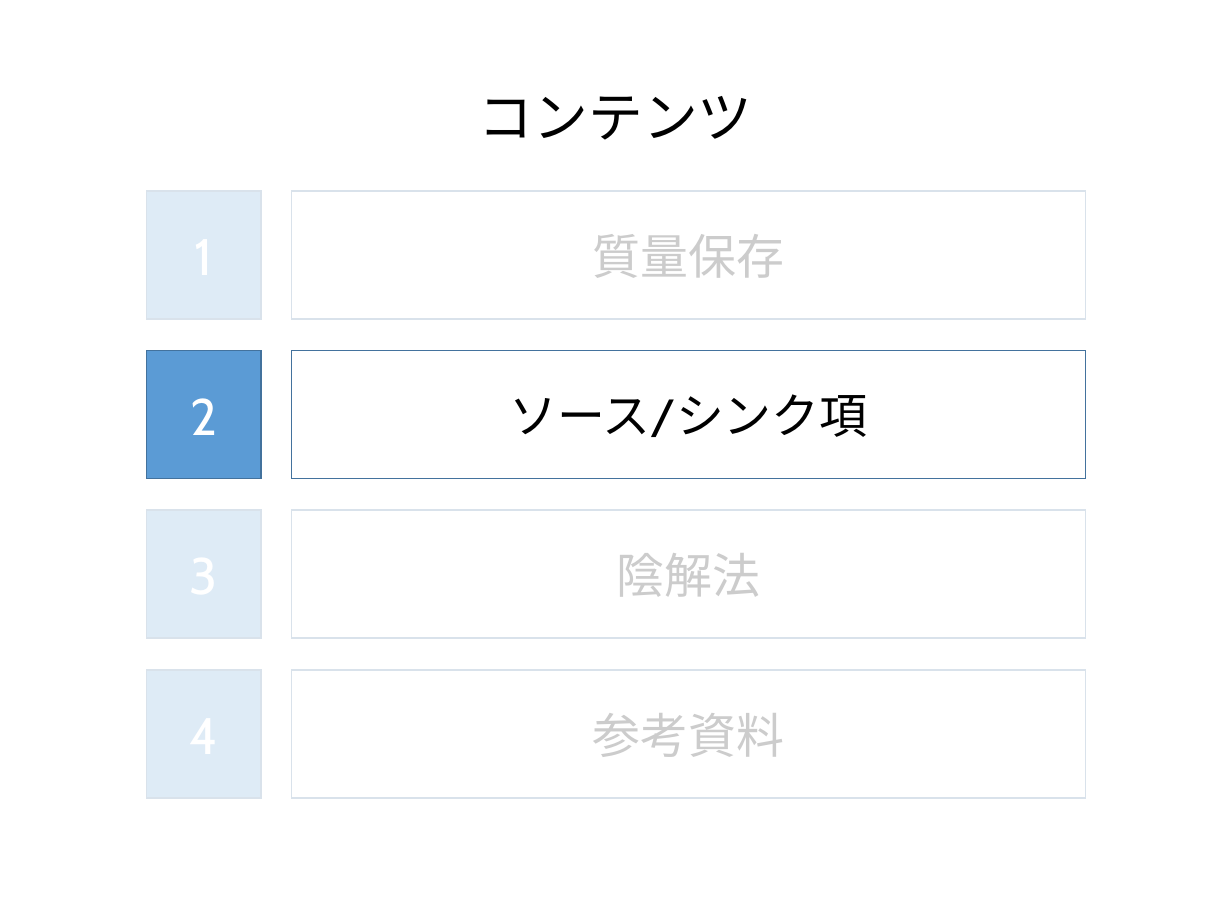
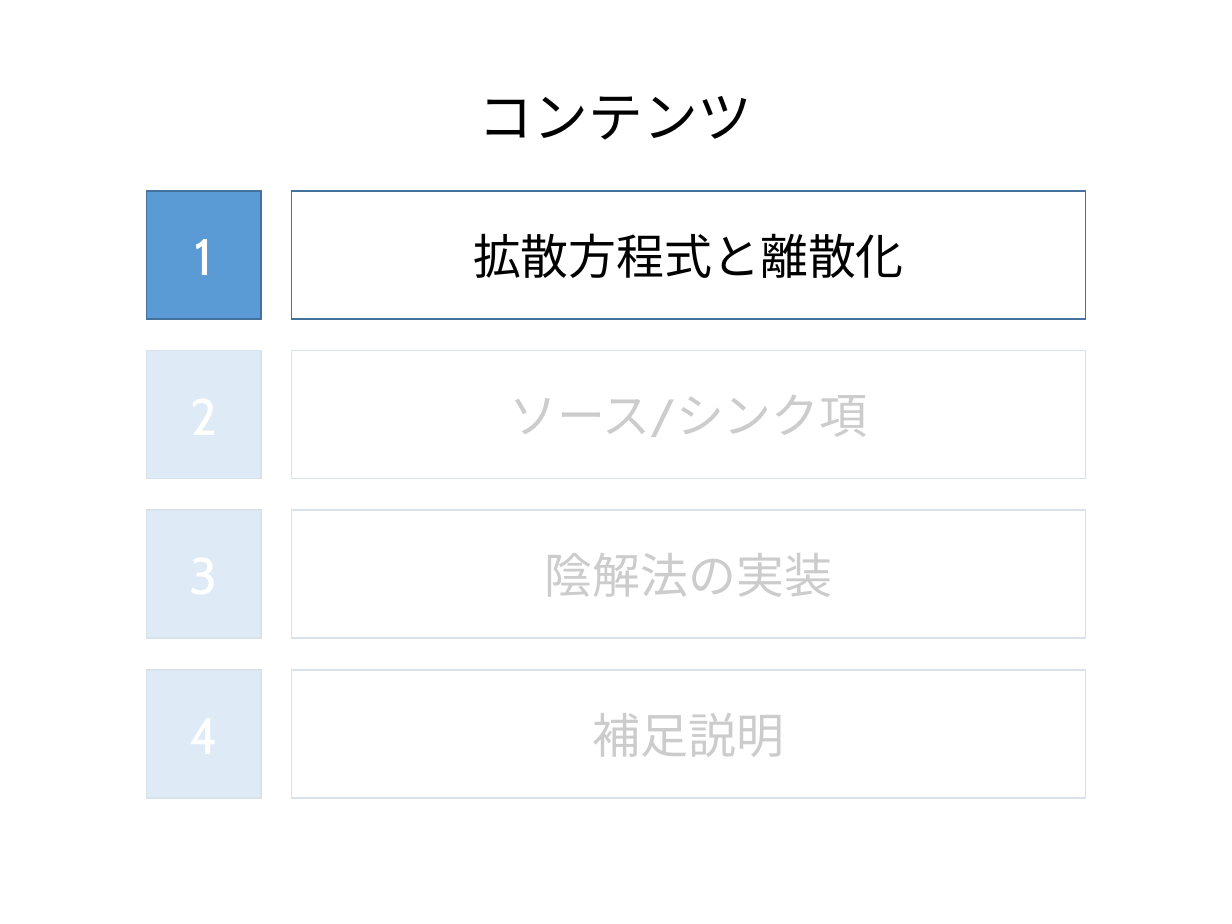
Before and after one commit to te288/intro_to_NA2022, a slide deck: slide 3 of pptx/04_1次元拡散方程式（陰解法）.pptx (slide 5 before the commit). Drawn at 1232x924 pixels with LibreOffice and Linux fonts; fonts in the diff are those of the drawing. Boxes give left, top, right and bottom in pixels: in the first picture for what was removed or moved away, otherwise in the second. Text is boxed around its words. In the diff, an @@ line names an element or a change of style, - is before the commit and + after.

Commit message:
陰解法の説明pdf追加

```diff
--- a/pptx/04_1次元拡散方程式（陰解法）.pptx
+++ b/pptx/04_1次元拡散方程式（陰解法）.pptx
@@ rectangle removed at [122, 181, 1111, 330] @@
@@ text in rectangle at [195, 239, 213, 275]: text added @@
+1
@@ text in rectangle at [473, 233, 904, 278]: text changed @@
-質量保存
+拡散方程式と離散化
@@ rectangle: place and size @@
-rectangle at [124, 489, 1114, 818]
+rectangle at [129, 333, 1103, 825]
@@ text in rectangle at [190, 398, 217, 435]: text removed @@
-2
@@ text in rectangle at [545, 553, 832, 597]: text changed @@
-陰解法
+陰解法の実装
@@ text in rectangle at [593, 713, 784, 757]: text changed @@
-参考資料
+補足説明
```
Also in this commit, not shown: 10 other slides changed, 5 slides added, 1 slide removed, 8 other files.
